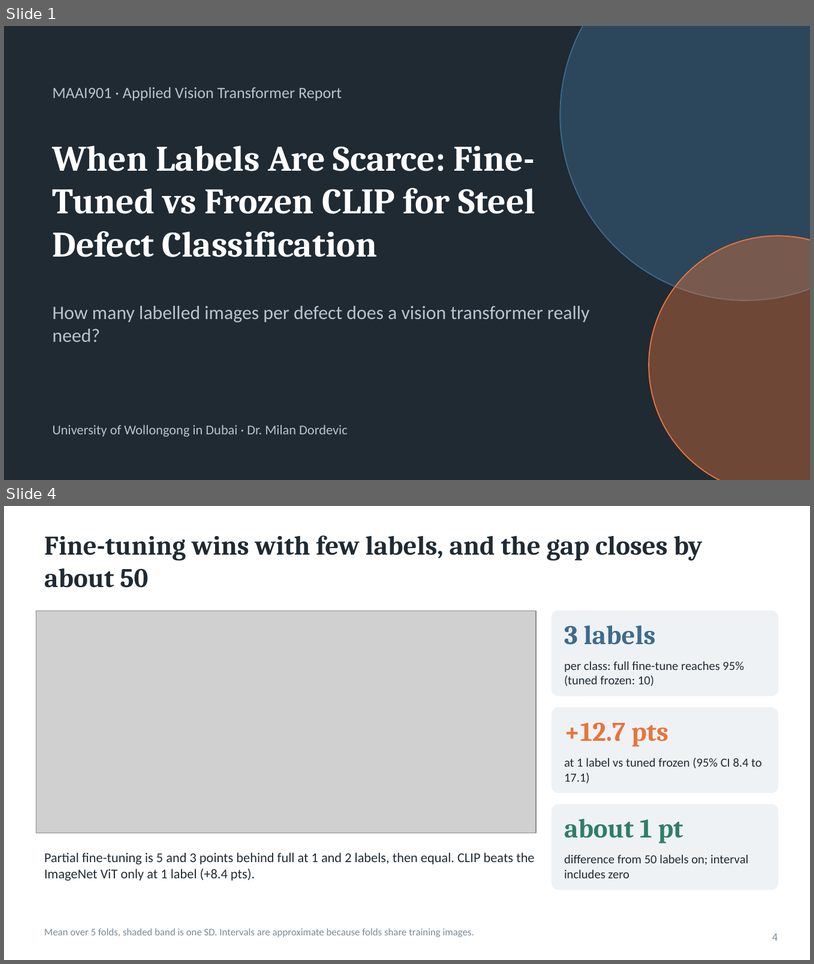
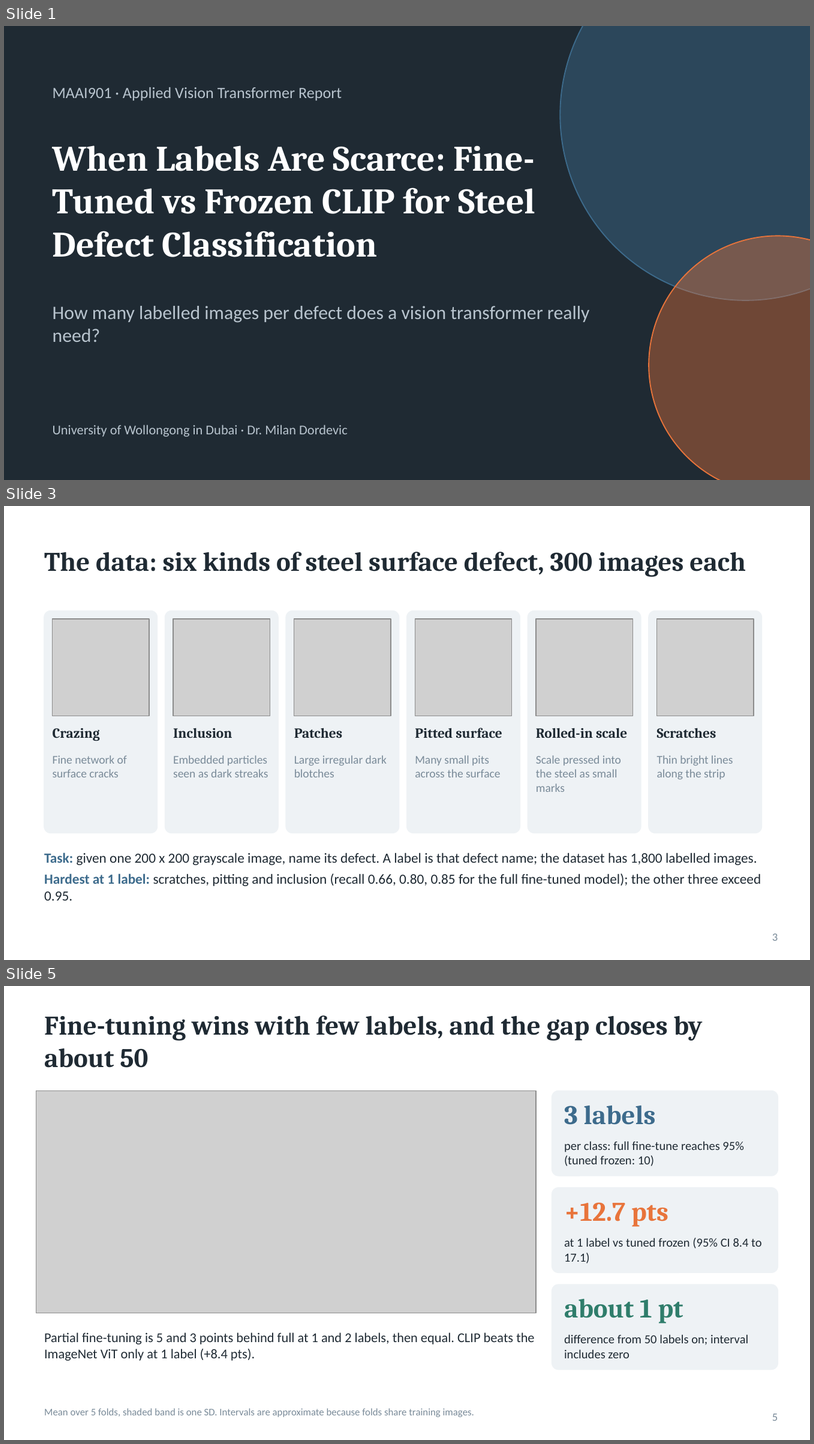
Before and after one commit to kk917/neu-vit-steel-defects, a slide deck: slides/pitch.pptx. Shown one above the other, each under a label of ours: slides 1 and 4 before the commit, slides 1, 3 and 5 after it; the slides between them are not shown. The pictures are 814x964 and 814x1444 pixels, drawn with LibreOffice and Linux fonts; fonts in the diff are those of the drawing; grey boxes stand for pictures. Boxes give left, top, right and bottom in pixels: in the first picture for what was removed or moved away, otherwise in the second. Text is boxed around its words. In the diff, an @@ line names an element or a change of style, - is before the commit and + after.

Commit message:
Update slides: add defect gallery slide

```diff
--- a/slides/pitch.pptx
+++ b/slides/pitch.pptx
@@ slide 3 added at (x1=4, y1=506, x2=810, y2=960), background #FFFFFF @@
@@ title added at (x1=44, y1=552, x2=746, y2=577), 24 pt, text #1F2A33, bold @@
+The data: six kinds of steel surface defect, 300 images each
@@ rounded rectangle added at (x1=44, y1=611, x2=157, y2=832), fill #EEF2F5, outline #EEF2F5 1 pt @@
@@ rounded rectangle added at (x1=165, y1=611, x2=278, y2=832), fill #EEF2F5, outline #EEF2F5 1 pt @@
@@ rounded rectangle added at (x1=286, y1=611, x2=399, y2=832), fill #EEF2F5, outline #EEF2F5 1 pt @@
@@ rounded rectangle added at (x1=407, y1=611, x2=520, y2=832), fill #EEF2F5, outline #EEF2F5 1 pt @@
@@ rounded rectangle added at (x1=528, y1=611, x2=641, y2=832), fill #EEF2F5, outline #EEF2F5 1 pt @@
@@ rounded rectangle added at (x1=649, y1=611, x2=762, y2=832), fill #EEF2F5, outline #EEF2F5 1 pt @@
@@ picture added at (x1=53, y1=619, x2=149, y2=715) @@
@@ picture added at (x1=173, y1=619, x2=270, y2=715) @@
@@ picture added at (x1=294, y1=619, x2=391, y2=715) @@
@@ picture added at (x1=415, y1=619, x2=512, y2=715) @@
@@ picture added at (x1=536, y1=619, x2=633, y2=715) @@
@@ picture added at (x1=657, y1=619, x2=754, y2=715) @@
@@ text added at (x1=53, y1=728, x2=100, y2=741), 12.5 pt, text #1F2A33, bold @@
+Crazing
@@ text added at (x1=173, y1=728, x2=232, y2=738), 12.5 pt, text #1F2A33, bold @@
+Inclusion
@@ text added at (x1=294, y1=727, x2=342, y2=738), 12.5 pt, text #1F2A33, bold @@
+Patches
@@ text added at (x1=415, y1=727, x2=502, y2=738), 12.5 pt, text #1F2A33, bold @@
+Pitted surface
@@ text added at (x1=536, y1=728, x2=627, y2=738), 12.5 pt, text #1F2A33, bold @@
+Rolled-in scale
@@ text added at (x1=657, y1=728, x2=717, y2=738), 12.5 pt, text #1F2A33, bold @@
+Scratches
@@ text added at (x1=53, y1=755, x2=127, y2=777), 10.5 pt, text #7A8B99 @@
+Fine network of surface cracks
@@ text added at (x1=173, y1=755, x2=269, y2=777), 10.5 pt, text #7A8B99 @@
+Embedded particles seen as dark streaks
@@ text added at (x1=294, y1=755, x2=387, y2=777), 10.5 pt, text #7A8B99 @@
+Large irregular dark blotches
@@ text added at (x1=415, y1=755, x2=500, y2=777), 10.5 pt, text #7A8B99 @@
+Many small pits across the surface
@@ text added at (x1=536, y1=755, x2=621, y2=792), 10.5 pt, text #7A8B99 @@
+Scale pressed into the steel as small marks
@@ text added at (x1=657, y1=755, x2=734, y2=779), 10.5 pt, text #7A8B99 @@
+Thin bright lines along the strip
@@ text added at (x1=44, y1=852, x2=761, y2=900), 12.5 pt, text #1F2A33 @@
+Task: given one 200 x 200 grayscale image, name its defect. A label is that defect name; the dataset has 1,800 labelled images.
+Hardest at 1 label: scratches, pitting and inclusion (recall 0.66, 0.80, 0.85 for the full fine-tuned model); the other three exceed 0.95.
@@ page number added at (x1=773, y1=933, x2=778, y2=940), 10 pt, text #7A8B99 @@
+3
@@ what was slide 4 is now slide 5 @@
@@ page number at (x1=773, y1=1413, x2=778, y2=1420): text changed @@
-4
+5
```
Also in this commit, not shown: 3 slides changed.
